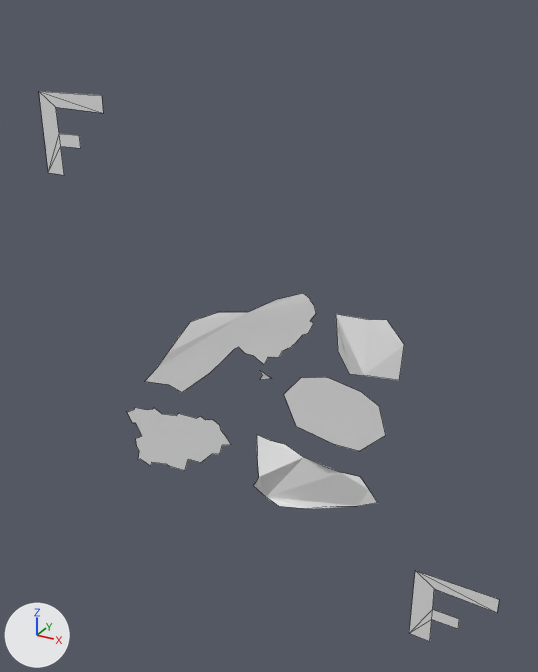
An edit to the Blender file source-assets/mesh.blend, drawn before and after from the same camera.
The view is the same before and after, from a 50 mm lens placed at (615.0, -1101.0, 636.0), pointed at (4.0, 12.0, 80.0). The axes (+X, +Y, +Z) are drawn at lower left. The lights are the same throughout. Mesh edges are drawn as thin lines on the coarser meshes.
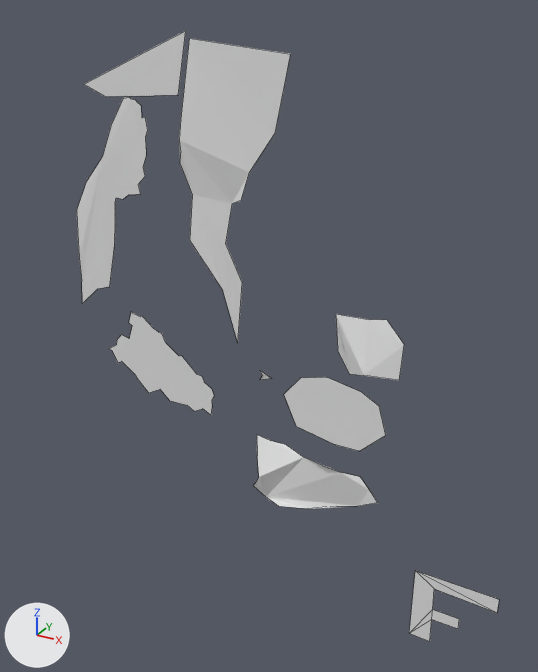
What differs and where, as boxes [x1, y1, x2, y2] in the pictures (538 x 672 px):
'Plane.007', added: after [179, 38, 291, 342]
'Plane', moved, turned: before [146, 293, 316, 392]; after [77, 97, 148, 304]
'Plane.004', moved, turned: before [127, 408, 231, 471]; after [109, 311, 214, 415]
'Plane.008', added: after [84, 31, 186, 97]
'Plane.005', deleted: before [39, 91, 103, 175]

Patch to the scene script:
```diff
--- a/source-assets/mesh.blend.py
+++ b/source-assets/mesh.blend.py
@@ me_plane_010 @@
+me_plane_010.from_pydata([(-72.0, -81.0, 0.0), (89.0, -70.0, 0.0), (-122.0, -62.0, 0.0), (110.0, 33.0, 0.0)], [], [(0, 1, 3, 2)])
@@ me_plane_009 @@
+me_plane_009.from_pydata([(-79.0, 25.0, -9.0), (40.0, -299.0, -2.0), (-43.0, 237.0, -2.0), (56.0, -22.0, 5.0), (-70.0, 105.0, -4.0), (-66.0, 71.0, 8.0), (-74.0, 46.0, -6.0), (-50.0, -25.0, -1.0), (-54.0, -108.0, 8.0), (9.0, -197.0, -1.0), (51.0, -177.0, -4.0), (19.0, -106.0, -1.0), (32.0, -33.0, -5.0), (74.0, 28.0, 7.0), (122.0, 97.0, 4.0), (148.0, 217.0, 3.0)], [], [(6, 5, 4, 2, 15, 14, 13, 3, 12, 11, 10, 1, 9, 8, 7, 0)])
@@ ob_plane @@
 ob_plane = bpy.data.objects.new('Plane', me_plane)
-ob_plane.location = (-85.0, 0.0, 51.0)
+ob_plane.location = (-349.0, 0.0, 289.0)
+ob_plane.rotation_euler = (0.0, -0.608, 0.0)  # degrees (0, -35, 0)
@@ ob_plane_004 @@
 ob_plane_004 = bpy.data.objects.new('Plane.004', me_plane_005)
-ob_plane_004.location = (-228.0, 0.0, -197.0)
-ob_plane_004.rotation_euler = (0.0, -0.232, 0.0)  # degrees (0, -13, 0)
+ob_plane_004.location = (-247.0, 0.0, -29.0)
+ob_plane_004.rotation_euler = (0.0, 0.544, 0.0)  # degrees (0, 31, 0)
 ob_plane_004.scale = (1.0, 0.0, 1.0)
@@ ob_plane_005 @@
-ob_plane_005 = bpy.data.objects.new('Plane.005', me_plane_007)
-ob_plane_005.location = (-416.0, 0.0, 413.0)
-ob_plane_005.rotation_euler = (1.571, 0.0, 0.0)  # degrees (90, 0, 0)
-ob_plane_005.scale = (5.17, 5.17, 5.17)
@@ ob_plane_008 @@
+ob_plane_008 = bpy.data.objects.new('Plane.008', me_plane_010)
+ob_plane_008.location = (-257.0, 0.0, 570.0)
+ob_plane_008.rotation_euler = (1.571, 0.0, 0.0)  # degrees (90, 0, 0)
@@ ob_plane_007 @@
+ob_plane_007 = bpy.data.objects.new('Plane.007', me_plane_009)
+ob_plane_007.location = (-98.0, 0.0, 354.0)
+ob_plane_007.rotation_euler = (1.571, 0.0, 0.0)  # degrees (90, 0, 0)
```
